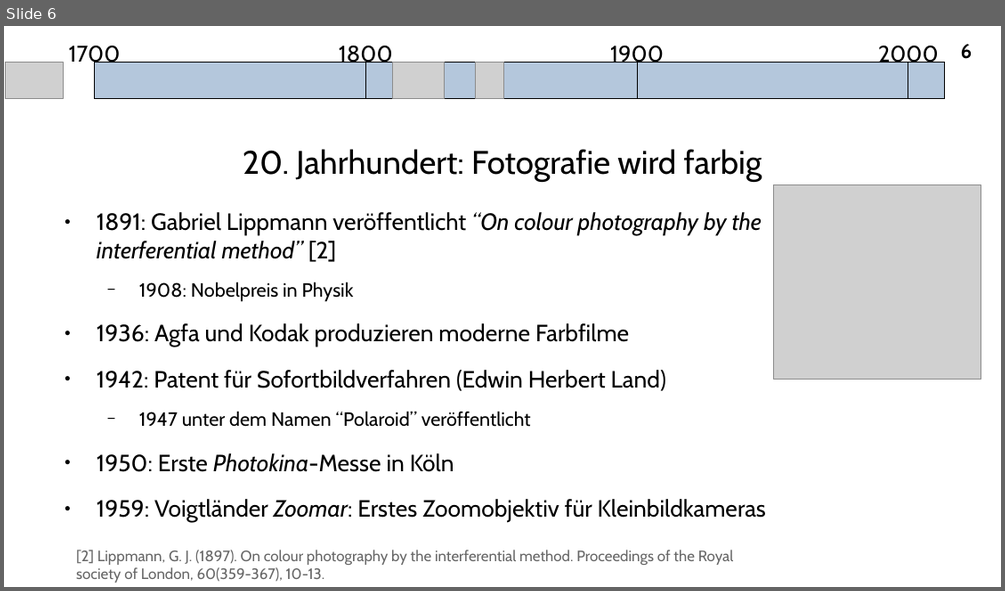
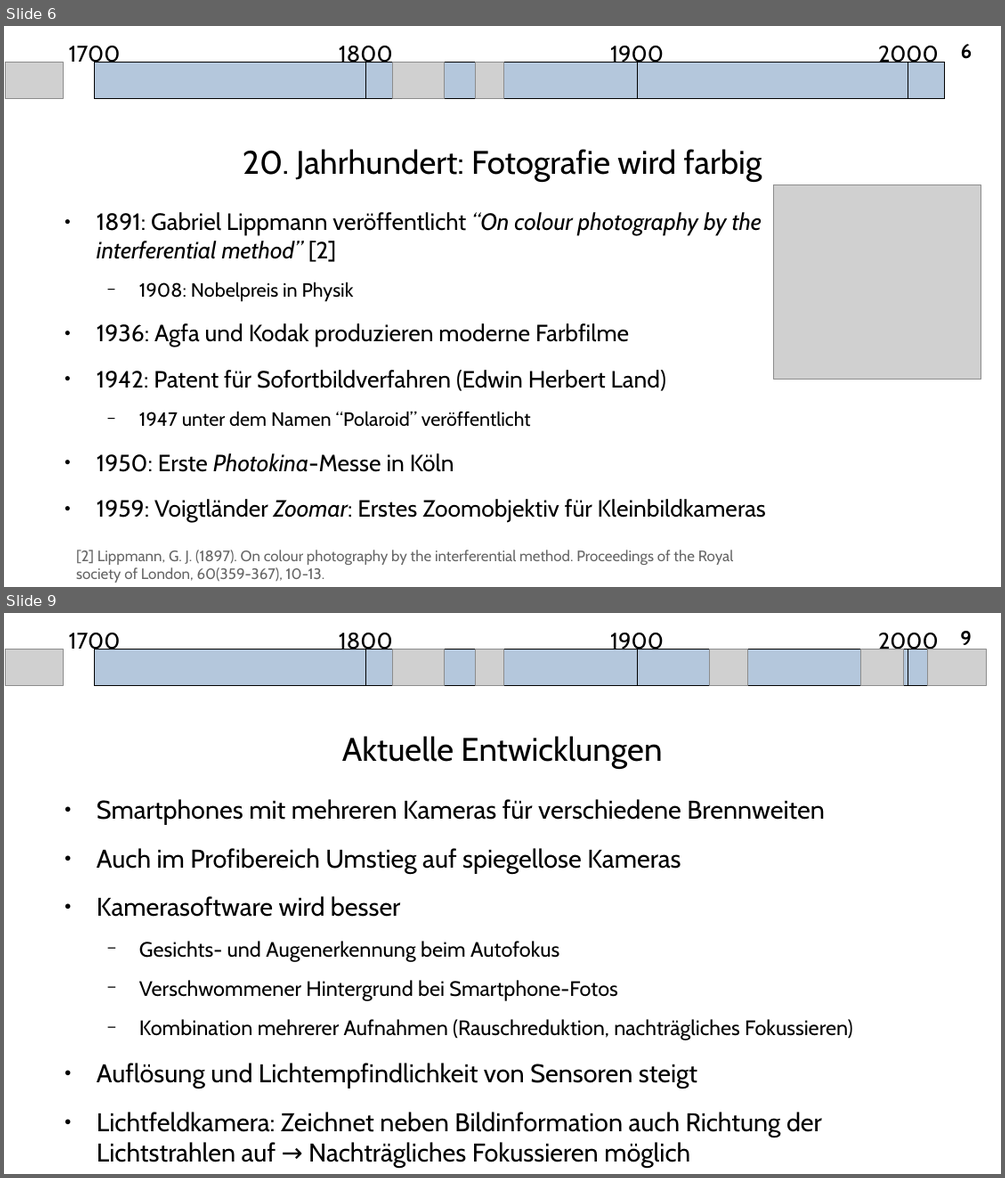
Before and after one commit to A-Schmid/PhotographyCourse, a slide deck: slides_de/history.odp. Shown one above the other, each under a label of ours: slide 6 before the commit, slides 6 and 9 after it; the slides between them are not shown. The pictures are 1005x591 and 1005x1178 pixels, drawn with LibreOffice and Linux fonts; fonts in the diff are those of the drawing; grey boxes stand for pictures. Boxes give left, top, right and bottom in pixels: in the first picture for what was removed or moved away, otherwise in the second. Text is boxed around its words. In the diff, an @@ line names an element or a change of style, - is before the commit and + after.

```diff
--- a/slides_de/history.odp
+++ b/slides_de/history.odp
@@ slide 9 added at box(4, 613, 1001, 1174), background #FFFFFF; not listed: 1 template element that a slide beside it also shows @@
@@ text added at box(69, 633, 121, 654), 18 pt, text #000000 @@
+1700
@@ text added at box(339, 630, 393, 654), 18 pt, text #000000 @@
+1800
@@ text added at box(610, 633, 663, 654), 18 pt, text #000000 @@
+1900
@@ text added at box(878, 633, 938, 654), 18 pt, text #000000 @@
+2000
@@ picture added at box(6, 649, 64, 685) @@
@@ rectangle added at box(95, 649, 945, 685), fill #B4C7DC, outline #000000 0 pt @@
@@ line added from (366, 649) to (366, 685), #000000 0 pt @@
@@ picture added at box(393, 649, 445, 685) @@
@@ picture added at box(476, 649, 503, 685) @@
@@ line added from (637, 649) to (637, 685), #000000 0 pt @@
@@ picture added at box(710, 649, 748, 685) @@
@@ picture added at box(860, 649, 904, 685) @@
@@ line added from (908, 649) to (908, 685), #000000 0 pt @@
@@ picture added at box(928, 649, 987, 685) @@
@@ title added at box(342, 736, 662, 769), 26 pt, text #000000 @@
+Aktuelle Entwicklungen
@@ text added at box(97, 799, 853, 1162), 20.4 pt, text #000000 @@
+● Smartphones mit mehreren Kameras für verschiedene Brennweiten
+● Auch im Profibereich Umstieg auf spiegellose Kameras
+● Kamerasoftware wird besser
+  − Gesichts- und Augenerkennung beim Autofokus
+  − Verschwommener Hintergrund bei Smartphone-Fotos
+  − Kombination mehrerer Aufnahmen (Rauschreduktion, nachträgliches Fokussieren)
+● Auflösung und Lichtempfindlichkeit von Sensoren steigt
+● Lichtfeldkamera: Zeichnet neben Bildinformation auch Richtung der Lichtstrahlen auf → Nachträgliches Fokussieren möglich
```
Also in this commit, not shown: 1 slide changed, 1 other slide added, 1 slide removed, 4 other files.
